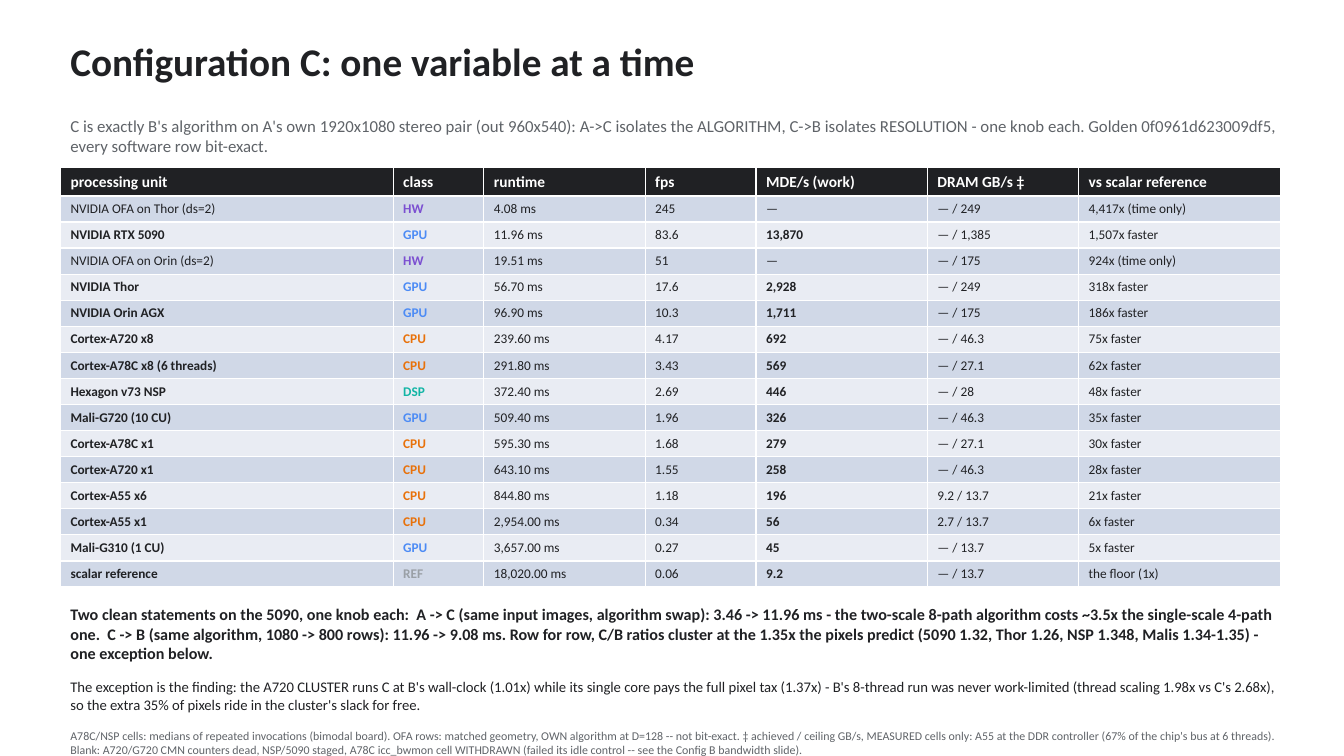
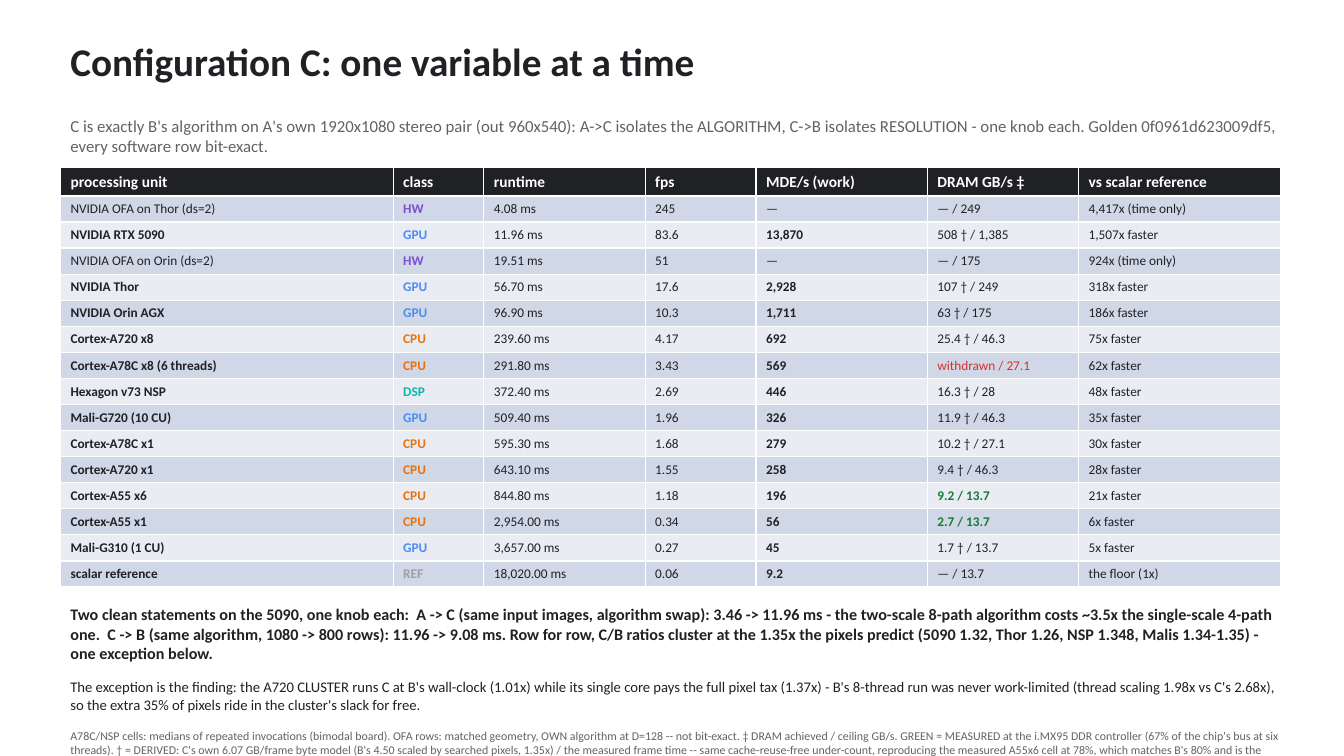
Before and after one commit to kylefoxaustin/sgm-bench, a slide deck: slide 20 of docs/sgm-results.pptx. Drawn at 1344x756 pixels with LibreOffice and Linux fonts; fonts in the diff are those of the drawing. Boxes give left, top, right and bottom in pixels: in the first picture for what was removed or moved away, otherwise in the second. Text is boxed around its words. In the diff, an @@ line names an element or a change of style, - is before the commit and + after.

Commit message:
fold DRAM consumption into the B and C summary tables, not just the ceilings
The B/C summary tables carried '— / ceiling' in the DRAM column while the
bandwidth slides held the actual consumption figures. Both now carry
achieved / ceiling on every row, with provenance visible at a glance:
MEASURED cells green (bold in the README), DERIVED cells marked †, the
withdrawn A78C cell red.

Configuration C needed its own byte model, and it is checked rather than
assumed: 6.07 GB/frame = B's 4.50 scaled by searched pixels (1.35x). Against
the one cell measured both ways it reproduces the six-A55 result at 78%,
matching B's own 80% under-count -- so the same cache-reuse-free bias
travels between scenes, which is what licenses the scaling.

Footnotes now state the model's terms, its calibration, and the rule that a
DERIVED cell is never compared against a MEASURED one.

```diff
--- a/docs/sgm-results.pptx
+++ b/docs/sgm-results.pptx
@@ table at box(60, 167, 1280, 584) @@
-row 3, column 6: — / 1,385
+row 3, column 6: 508 † / 1,385
-row 5, column 6: — / 249
+row 5, column 6: 107 † / 249
-row 6, column 6: — / 175
+row 6, column 6: 63 † / 175
-row 7, column 6: — / 46.3
+row 7, column 6: 25.4 † / 46.3
-row 8, column 6: — / 27.1
+row 8, column 6: withdrawn / 27.1
-row 9, column 6: — / 28
+row 9, column 6: 16.3 † / 28
-row 10, column 6: — / 46.3
+row 10, column 6: 11.9 † / 46.3
-row 11, column 6: — / 27.1
+row 11, column 6: 10.2 † / 27.1
-row 12, column 6: — / 46.3
+row 12, column 6: 9.4 † / 46.3
-row 15, column 6: — / 13.7
+row 15, column 6: 1.7 † / 13.7
@@ text colour #202124 to #187A33, bold on in "9.2 / 13.7", "2.7 / 13.7" @@
@@ text at box(70, 731, 1279, 756): text changed @@
-A78C/NSP cells: medians of repeated invocations (bimodal board). OFA rows: matched geometry, OWN algorithm at D=128 -- not bit-exact. ‡ achieved / ceiling GB/s, MEASURED cells only: A55 at the DDR controller (67% of the chip's bus at 6 threads). Blank: A720/G720 CMN counters dead, NSP/5090 staged, A78C icc_bwmon cell WITHDRAWN (failed its idle control -- see the Config B bandwidth slide).
+A78C/NSP cells: medians of repeated invocations (bimodal board). OFA rows: matched geometry, OWN algorithm at D=128 -- not bit-exact. ‡ DRAM achieved / ceiling GB/s. GREEN = MEASURED at the i.MX95 DDR controller (67% of the chip's bus at six threads). † = DERIVED: C's own 6.07 GB/frame byte model (B's 4.50 scaled by searched pixels, 1.35x) / the measured frame time -- same cache-reuse-free under-count, reproducing the measured A55x6 cell at 78%, which matches B's 80% and is the cross-check that the scaling is honest. RED = the A78C cell withdrawn as window-dependent. OFA rows blank: a different algorithm, so this model would be fiction.
```
Also in this commit, not shown: 1 other slide changed, 2 other files.
